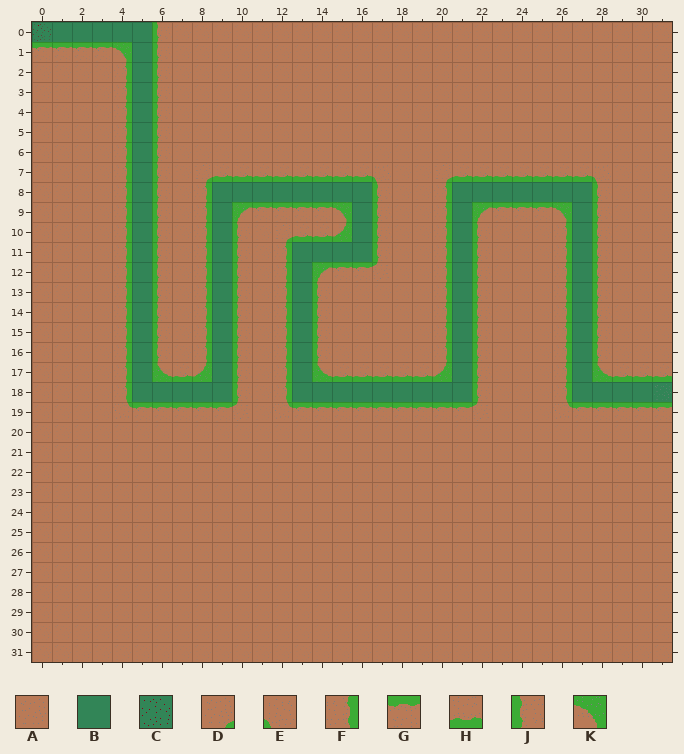
Tiled map -- tower-defense/tower-defense-desktop/bin/data/world/level1/level.tmx. The first picture shows the starting point.
Cells are 32x32 px. Shown: x 0..31, y 0..31.
Key: from "tiles": A 0, B 4, C 5, D 7, E 8, F 12, G 13, H 14, J 15, K 16.
_ is an empty cell, # one hidden under a higher layer.
Layer "Ground" before, first column x 0:
 0 ######JAAA
 1 GGGGK#JAAA
 2 AAAAF#JAAA
 3 AAAAF#JAAA
 4 AAAAF#JAAA
 5 AAAAF#JAAA
 6 AAAAF#JAAA
 7 AAAAF#JADH
 8 AAAAF#JAF#
 9 AAAAF#JAF#
10 AAAAF#JAF#
11 AAAAF#JAF#
Layer "Path" before, first column x 0:
 0 CBBBBB___
 1 _____B___
 2 _____B___
 3 _____B___
 4 _____B___
 5 _____B___
 6 _____B___
 7 _____B___
 8 _____B___
 9 _____B___
10 _____B___
Now the later version:
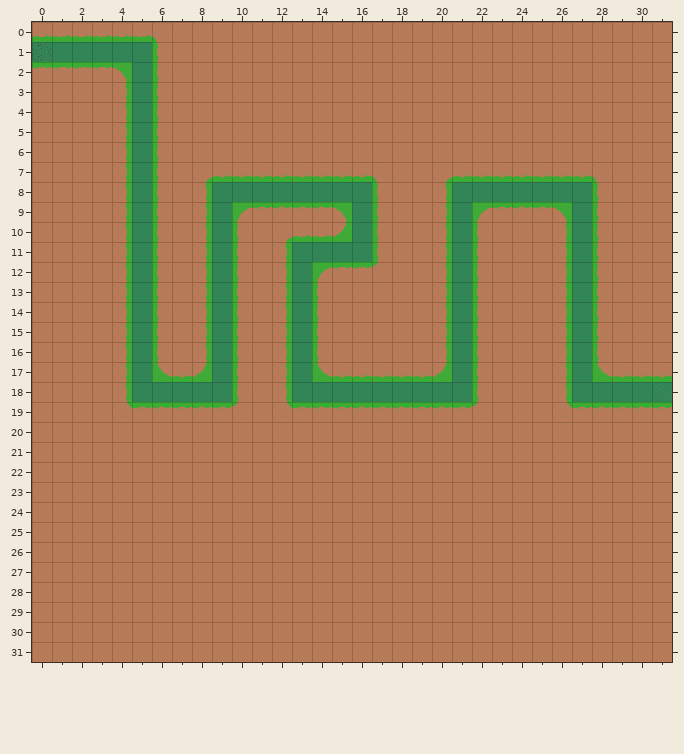
Log entry: Remove magic numbers Path finding improvement
Changes in this commit:
Layer "Ground":
Tile G gives way to one hidden under a higher layer in row 1 at x 0 to 3.
Tile K gives way to one hidden under a higher layer in row 1 at x 4.
Tile J becomes tile E in row 0 at x 6.
Tile A becomes tile G in row 2 at x 0 to 3.
The author put tile H in row 0 at x 0 to 5.
Tile F becomes tile K in row 2 at x 4.
Layer "Path":
The author put tile B in row 1 at x 1 to 4.
The author put tile C in row 1 at x 0.
Tile B is removed in row 0 at x 1 to 5.
Tile C is removed in row 0 at x 0.
Changed places in both pictures, as pixel boxes (x1, y1, x2, y2):
changed: (32, 22, 172, 82)
